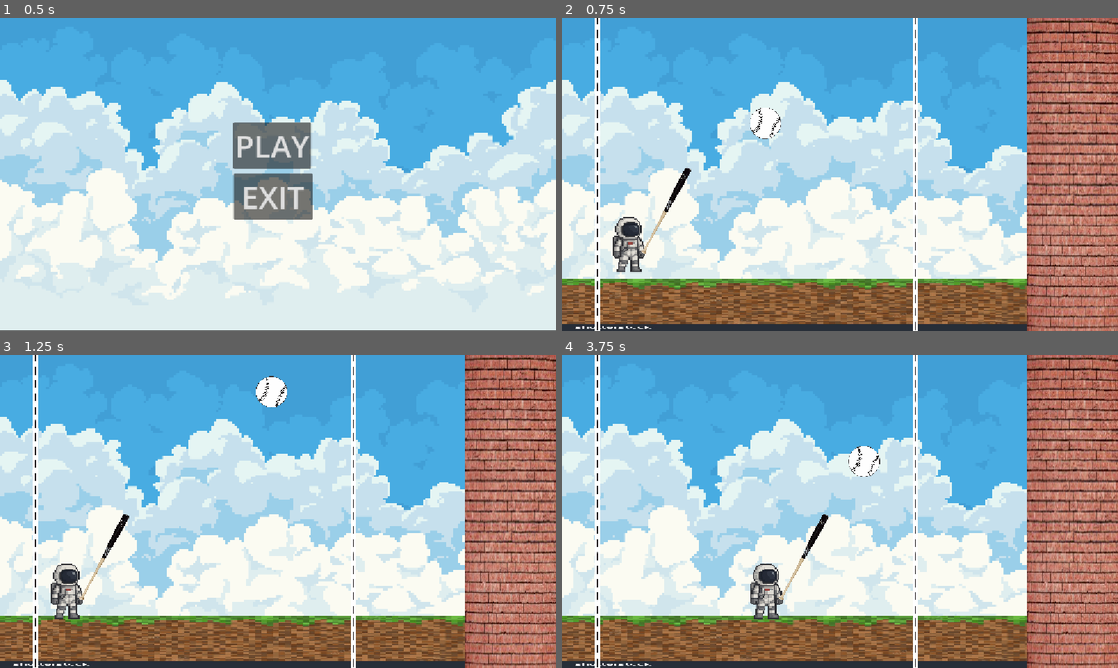
Above: before the commit, frames 1-4 (two rows, left to right).
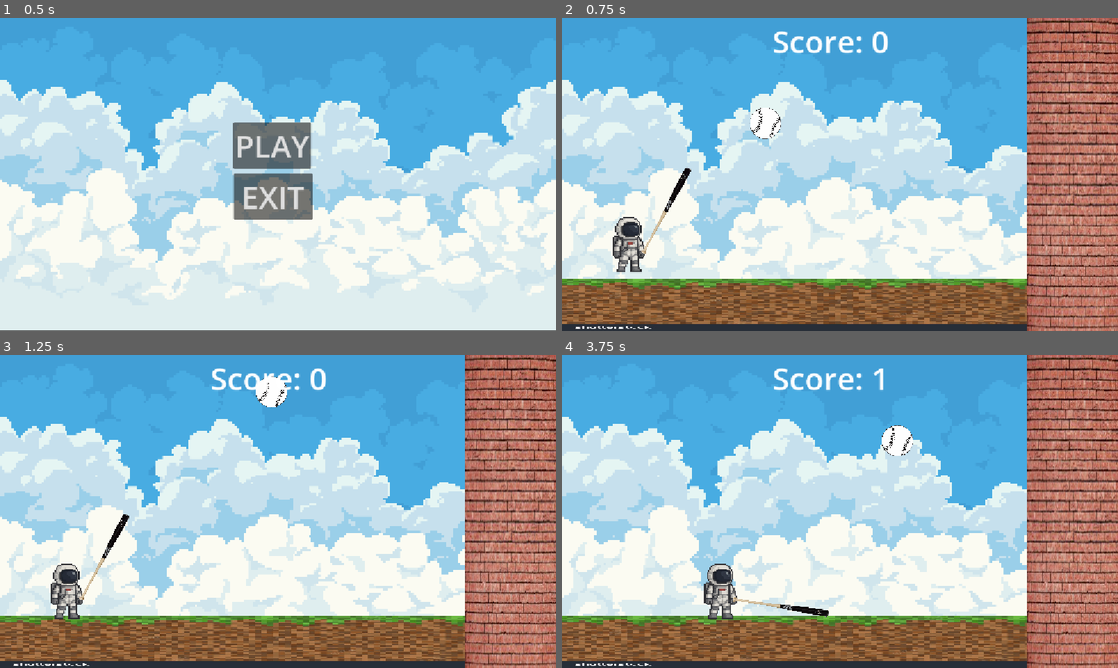
Above: after the commit, the same moments.

Repository: MultiplayerJake/GameJam-Crow-Smash
Game: Godot game, scene res://Scenes/MainScenes/menu.tscn
Two runs of this game, one before a commit and one after it. Both use one fixed random seed, a clock stepped at 60 frames per second and the inputs below.
Inputs:
- Up to frame 1 (0.5 s): no input
- Up to frame 2 (0.75 s): click "PLAY" at 0.5 s
- Up to frame 3 (1.25 s): no input
- Up to frame 4 (3.75 s): hold Space (swing) 1.28-2.03 s; hold D (right) 1.28-2.78 s; tap W (jatpack) at 2.1 s; tap Space (swing) at 2.3, 3.6 s; hold A (left) 2.78-3.53 s; hold Space (swing) 2.78-3.53 s; hold D (right) from 3.53 s (still down)

Frame 1 is identical in both runs. In frame 2, 2.2% of the frame differs, in the area x 5-64%, y 0-100%; in frame 3, 2.1%; in frame 4, 5.0%.

Commit message:
Main loop is funcioning

Diff:
--- a/Scenes/MainScenes/ball.tscn
+++ b/Scenes/MainScenes/ball.tscn
@@ -5,10 +5,11 @@
 
 [sub_resource type="CircleShape2D" id="CircleShape2D_ddf6i"]
 
-[node name="CharacterBody2D" type="CharacterBody2D" unique_id=1146664732]
-collision_layer = 0
+[node name="CharacterBody2D" type="CharacterBody2D" unique_id=1146664732 groups=["ball"]]
+collision_layer = 32
 collision_mask = 6
 script = ExtResource("1_edtry")
+max_deviation_degrees = 15.0
 
 [node name="Sprite2D" type="Sprite2D" parent="." unique_id=1102248325]
 position = Vector2(-0.99999994, 0)
--- a/Scenes/MainScenes/character.tscn
+++ b/Scenes/MainScenes/character.tscn
@@ -9,9 +9,12 @@
 radius = 24.0
 height = 100.0
 
+[sub_resource type="RectangleShape2D" id="RectangleShape2D_bat"]
+size = Vector2(1700, 400)
+
 [sub_resource type="Animation" id="Animation_iuy1f"]
 resource_name = "BatSwing"
-length = 0.22999999999999998
+length = 0.23
 tracks/0/type = "value"
 tracks/0/imported = false
 tracks/0/enabled = true
@@ -26,7 +29,7 @@
 }
 
 [sub_resource type="Animation" id="Animation_7k7ox"]
-length = 0.001
+length = 0.2
 tracks/0/type = "value"
 tracks/0/imported = false
 tracks/0/enabled = true
@@ -34,10 +37,10 @@
 tracks/0/interp = 1
 tracks/0/loop_wrap = true
 tracks/0/keys = {
-"times": PackedFloat32Array(0),
-"transitions": PackedFloat32Array(1),
+"times": PackedFloat32Array(0, 0.2),
+"transitions": PackedFloat32Array(1, 1),
 "update": 0,
-"values": [-0.7320601]
+"values": [-0.7320601, 1.3173589]
 }
 
 [sub_resource type="AnimationLibrary" id="AnimationLibrary_ji4ov"]
@@ -49,6 +52,8 @@
 [node name="character" type="CharacterBody2D" unique_id=710158590]
 collision_mask = 14
 script = ExtResource("1_yviun")
+hit_speed_boost = 10.0
+max_ball_speed = 700.0
 
 [node name="Sprite2D" type="Sprite2D" parent="." unique_id=1310690841]
 scale = Vector2(0.20609984, 0.20609984)
@@ -69,5 +74,13 @@
 texture = ExtResource("4_iuy1f")
 offset = Vector2(934, -318)
 
+[node name="BatHitbox" type="Area2D" parent="Bat" unique_id=1813379536]
+collision_layer = 0
+collision_mask = 32
+
+[node name="CollisionShape2D" type="CollisionShape2D" parent="Bat/BatHitbox" unique_id=534628778]
+position = Vector2(934, -318)
+shape = SubResource("RectangleShape2D_bat")
+
 [node name="AnimationPlayer" type="AnimationPlayer" parent="." unique_id=2107750829]
 libraries/ = SubResource("AnimationLibrary_ji4ov")
--- a/Scenes/MainScenes/game.tscn
+++ b/Scenes/MainScenes/game.tscn
@@ -5,8 +5,8 @@
 [ext_resource type="Texture2D" uid="uid://ck2fco1jvtwcc" path="res://Assets/placeholders/wall.jpg" id="2_jxumy"]
 [ext_resource type="Texture2D" uid="uid://dvd3lm0qgpgux" path="res://Assets/placeholders/ground.jpg" id="3_giieq"]
 [ext_resource type="PackedScene" uid="uid://drh0m7hti8oyd" path="res://Scenes/MainScenes/character.tscn" id="4_0vvaf"]
-[ext_resource type="Texture2D" uid="uid://cm5e545uc3s86" path="res://Assets/placeholders/line.jpg" id="4_2q06e"]
 [ext_resource type="PackedScene" uid="uid://dsjg0x61it0q0" path="res://Scenes/MainScenes/ball.tscn" id="6_d22wp"]
+[ext_resource type="Script" uid="uid://csh0h027jivwr" path="res://Scripts/reset_button.gd" id="7_xo65s"]
 
 [sub_resource type="RectangleShape2D" id="RectangleShape2D_ddf6i"]
 size = Vector2(1192, 108)
@@ -66,26 +66,8 @@
 scale = Vector2(56.304264, 3.1724045)
 shape = SubResource("RectangleShape2D_f21wm")
 
-[node name="Line2" type="Sprite2D" parent="Blocks" unique_id=1140171923]
-position = Vector2(74, 321)
-rotation = 1.5707964
-scale = Vector2(0.3477604, 0.05346403)
-texture = ExtResource("4_2q06e")
-
-[node name="CollisionShape2D4" type="CollisionShape2D" parent="Blocks" unique_id=546642556]
-light_mask = 3
-visibility_layer = 3
-position = Vector2(56, 293)
-shape = SubResource("RectangleShape2D_gvwpj")
-
 [node name="PassThrough" type="StaticBody2D" parent="." unique_id=908692389]
 collision_layer = 8
-
-[node name="Line" type="Sprite2D" parent="PassThrough" unique_id=232394161]
-position = Vector2(732, 321)
-rotation = 1.5707964
-scale = Vector2(0.3477604, 0.05346403)
-texture = ExtResource("4_2q06e")
 
 [node name="CollisionShape2D3" type="CollisionShape2D" parent="PassThrough" unique_id=1172869244]
 light_mask = 2
@@ -93,10 +75,17 @@
 position = Vector2(751, 293)
 shape = SubResource("RectangleShape2D_gvwpj")
 
-[node name="Area2D" type="Area2D" parent="." unique_id=1054492372]
+[node name="CollisionShape2D4" type="CollisionShape2D" parent="PassThrough" unique_id=546642556]
+light_mask = 3
+visibility_layer = 3
+position = Vector2(56, 293)
+shape = SubResource("RectangleShape2D_gvwpj")
 
-[node name="CollisionShape2D" type="CollisionShape2D" parent="Area2D" unique_id=174950893]
-position = Vector2(-18, 296)
+[node name="Detection area" type="Area2D" parent="." unique_id=1054492372]
+collision_mask = 32
+
+[node name="Detection area detection" type="CollisionShape2D" parent="Detection area" unique_id=174950893]
+position = Vector2(-70, 287)
 scale = Vector2(8.007378, 24.8288)
 shape = SubResource("RectangleShape2D_nflwl")
 
@@ -105,3 +94,47 @@
 
 [node name="ball" parent="." unique_id=1247335969 instance=ExtResource("6_d22wp")]
 position = Vector2(374, 265)
+
+[node name="ScoreLabel" type="Label" parent="." unique_id=780441699]
+anchors_preset = 8
+anchor_left = 0.5
+anchor_top = 0.5
+anchor_right = 0.5
+anchor_bottom = 0.5
+offset_left = 436.0
+offset_top = 4.0
+offset_right = 677.0
+offset_bottom = 92.0
+grow_horizontal = 2
+grow_vertical = 2
+size_flags_horizontal = 4
+theme_override_font_sizes/font_size = 64
+text = "Score: 0"
+
+[node name="LoseLabel" type="Label" parent="." unique_id=780441700]
+visible = false
+anchors_preset = 8
+anchor_left = 0.5
+anchor_top = 0.5
+anchor_right = 0.5
+anchor_bottom = 0.5
+offset_left = 328.0
+offset_top = 226.0
+offset_right = 768.0
+offset_bottom = 358.0
+grow_horizontal = 2
+grow_vertical = 2
+theme_override_font_sizes/font_size = 96
+text = "You Lose!"
+horizontal_alignment = 1
+vertical_alignment = 1
+
+[node name="Reset button" type="Button" parent="." unique_id=966133707]
+visible = false
+offset_left = 452.0
+offset_top = 368.0
+offset_right = 631.0
+offset_bottom = 464.0
+theme_override_font_sizes/font_size = 64
+text = "Reset"
+script = ExtResource("7_xo65s")
--- a/Scripts/ball.gd
+++ b/Scripts/ball.gd
@@ -1,4 +1,6 @@
 extends CharacterBody2D
+
+signal hit_wall
 
 var speed: float = 400.0
 @export var max_deviation_degrees: float = 5.0 # Small deviation angle for walls
@@ -20,6 +22,7 @@
 
 		# 2. Check which type of object was hit using groups
 		if collider.is_in_group("walls"):
+			hit_wall.emit()
 			# Add a small random deviation (converted from degrees to radians)
 			var random_deg = randf_range(-max_deviation_degrees, max_deviation_degrees)
 			velocity = velocity.rotated(deg_to_rad(random_deg))
--- a/Scripts/character.gd
+++ b/Scripts/character.gd
@@ -1,8 +1,18 @@
 extends CharacterBody2D
 
 
-const SPEED = 300.0
+const SPEED = 200.0
 const JUMP_VELOCITY = -400.0
+
+@export var hit_speed_boost: float = 100.0
+@export var max_ball_speed: float = 900.0
+
+var is_swinging := false
+var swing_hit := false
+
+
+func _ready() -> void:
+	$AnimationPlayer.animation_finished.connect(_on_animation_finished)
 
 
 func _physics_process(delta: float) -> void:
@@ -26,7 +36,35 @@
 
 	move_and_slide()
 
+	if is_swinging and not swing_hit:
+		_try_hit_ball()
+
+
+func _try_hit_ball() -> void:
+	for body in $Bat/BatHitbox.get_overlapping_bodies():
+		if not body.is_in_group("ball"):
+			continue
+
+		swing_hit = true
+		var outward: Vector2 = (body.global_position - global_position).normalized()
+		var bat_direction: Vector2 = Vector2.RIGHT.rotated($Bat.global_rotation)
+		var hit_direction: Vector2 = (outward + bat_direction).normalized()
+		if hit_direction == Vector2.ZERO:
+			hit_direction = outward
+
+		body.speed = min(body.speed + hit_speed_boost, max_ball_speed)
+		body.velocity = hit_direction * body.speed
+		return
+
 
 func _input(event: InputEvent) -> void:
 	if event.is_action_pressed("swing"):
 		$AudioStreamPlayer2D.play()
+		$AnimationPlayer.play("BatSwing")
+		is_swinging = true
+		swing_hit = false
+
+
+func _on_animation_finished(anim_name: StringName) -> void:
+	if anim_name == "BatSwing":
+		is_swinging = false
--- a/Scripts/game.gd
+++ b/Scripts/game.gd
@@ -1,10 +1,20 @@
 extends Node2D
 
+@onready var score_label: Label = $ScoreLabel
+@onready var lose_label: Label = $LoseLabel
+@onready var reset_button = $"Reset button"
+
 var menu_scene = "res://Scenes/MainScenes/menu.tscn"
+var score: int = 0
+var has_lost: bool = false
 
 # Called when the node enters the scene tree for the first time.
 func _ready() -> void:
-	pass
+	lose_label.visible = false
+	reset_button.visible = false
+	$ball.hit_wall.connect(_on_ball_hit_wall)
+	$"Detection area".body_entered.connect(_on_detection_area_body_entered)
+	_update_score_label()
 
 
 # Called every frame. 'delta' is the elapsed time since the previous frame.
@@ -12,6 +22,35 @@
 	pass
 
 
+func _on_ball_hit_wall() -> void:
+	if has_lost:
+		return
+	score += 1
+	_update_score_label()
+
+
+func _on_detection_area_body_entered(body: Node2D) -> void:
+	if has_lost:
+		return
+	if body.is_in_group("ball"):
+		_lose()
+
+
+func _lose() -> void:
+	has_lost = true
+	score = 0
+	_update_score_label()
+	lose_label.visible = true
+	reset_button.visible = true
+	var ball = $ball
+	ball.velocity = Vector2.ZERO
+	ball.set_physics_process(false)
+
+
+func _update_score_label() -> void:
+	score_label.text = "Score: %d" % score
+
+
 func _input(event: InputEvent) -> void:
 	if event.is_action_pressed("ui_cancel"):
 		var error = get_tree().change_scene_to_file(menu_scene)
--- /dev/null
+++ b/Scripts/reset_button.gd
@@ -0,0 +1,14 @@
+extends Button
+
+
+# Called when the node enters the scene tree for the first time.
+func _ready() -> void:
+	pressed.connect(_on_pressed)
+
+
+# Called every frame. 'delta' is the elapsed time since the previous frame.
+func _process(delta: float) -> void:
+	pass
+
+func _on_pressed() -> void:
+	get_tree().reload_current_scene()
--- a/project.godot
+++ b/project.godot
@@ -53,7 +53,7 @@
 }
 swing={
 "deadzone": 0.2,
-"events": [Object(InputEventKey,"resource_local_to_scene":false,"resource_name":"","device":16,"window_id":0,"alt_pressed":false,"shif …(175 unchanged characters)…
+"events": [Object(InputEventKey,"resource_local_to_scene":false,"resource_name":"","device":-1,"window_id":0,"alt_pressed":false,"shif …(175 unchanged characters)…
 ]
 }
 
Not shown, added: Scripts/reset_button.gd.uid
